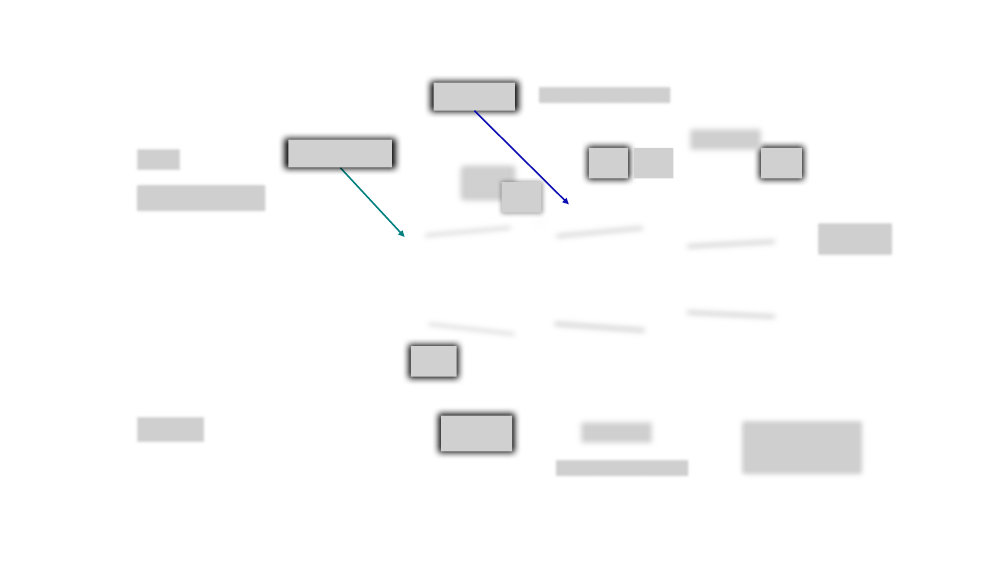
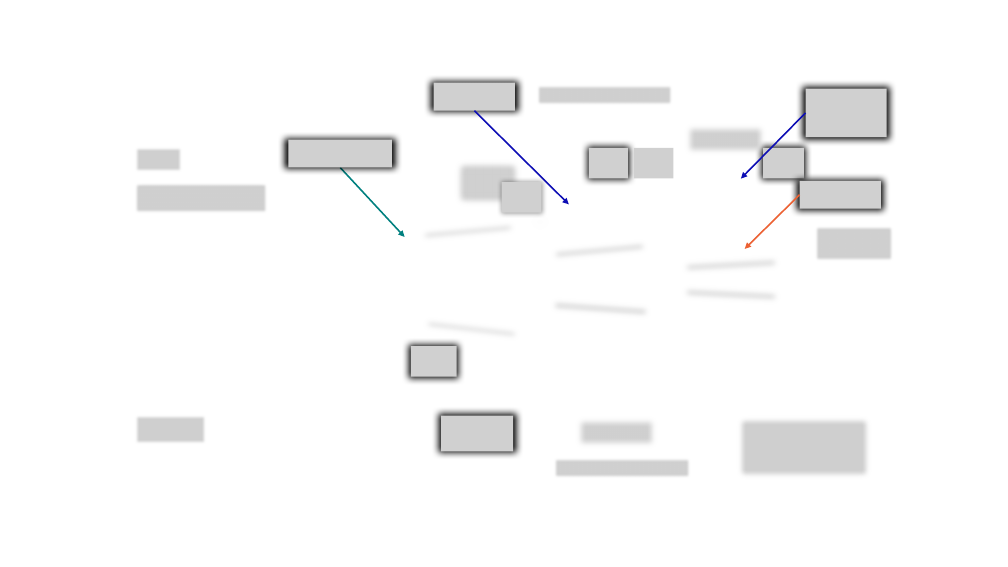
Before and after one commit to arfgar00/avd2.0, a slide deck: slide 1 of 01 - Loads and Fatigue/Annotation.pptx. Drawn at 1008x567 pixels with LibreOffice and Linux fonts; fonts in the diff are those of the drawing; grey boxes stand for pictures; background and template pictures are left out. Boxes give left, top, right and bottom in pixels: in the first picture for what was removed or moved away, otherwise in the second. Text is boxed around its words. In the diff, an @@ line names an element or a change of style, - is before the commit and + after.

```diff
--- a/01 - Loads and Fatigue/Annotation.pptx
+++ b/01 - Loads and Fatigue/Annotation.pptx
@@ picture added at bbox=[806, 88, 887, 137] @@
@@ arrow added from (806, 113) to (741, 178), #0D0DB4 1.5 pt @@
@@ arrow added from (800, 195) to (745, 249), #EC6133 1.5 pt @@
@@ picture added at bbox=[800, 181, 881, 209] @@
@@ picture: place and size @@
-picture at bbox=[545, 216, 654, 248]
+picture at bbox=[545, 234, 654, 266]
@@ picture removed at bbox=[676, 229, 785, 258] @@
@@ picture: place and size @@
-picture at bbox=[815, 220, 896, 258]
+picture at bbox=[814, 224, 895, 262]
@@ picture added at bbox=[676, 251, 785, 279] @@
@@ picture: place and size @@
-picture at bbox=[545, 312, 655, 343]
+picture at bbox=[545, 293, 656, 324]
@@ picture added at bbox=[676, 281, 785, 309] @@
@@ picture removed at bbox=[676, 301, 785, 328] @@
```
Also in this commit, not shown: 3 other files.
